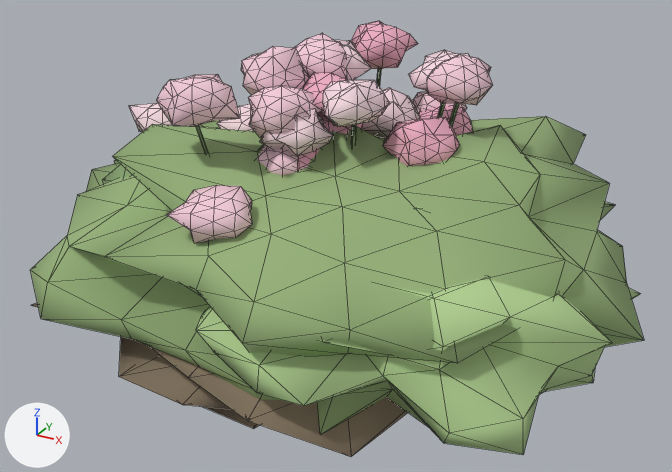
One commit to the glTF model assets/models/flower_pink.glb: the scene before it, then after it.
Camera for both pictures: a camera (50 mm lens) standing at (0.976, -1.753, 1.0) and looking at (0.027, -0.029, 0.138). Lighting does not change. The marker at lower left points along +X, +Y and +Z. The first picture is the older version. Mesh edges are drawn as thin lines.

In view in the first picture: 'geometry_0'.
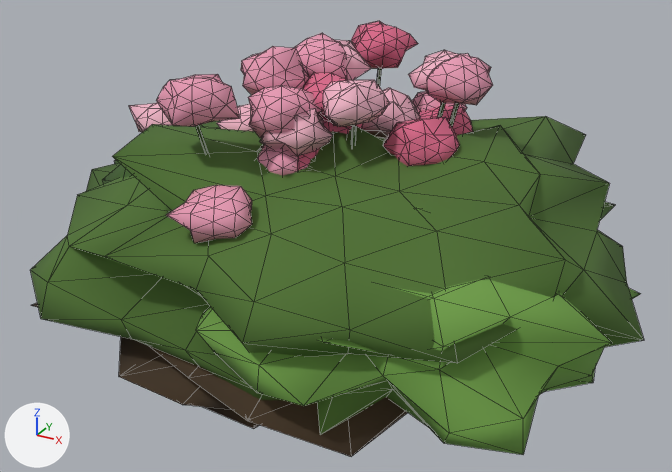
Boxes [x1, y1, x2, y2] around the edits, measured in the pictures (672 x 472 px):
part 1 of me_geometry_0, recoloured: [157, 21, 493, 243] in both
part 2 of me_geometry_0, recoloured (green to dark green): [30, 68, 644, 400] in both
part 3 of me_geometry_0, recoloured (pale pink to pink): [129, 40, 469, 156] in both
part 4 of me_geometry_0, recoloured (darker): [31, 303, 408, 457] in both
part 5 of me_geometry_0, recoloured (darker): [196, 208, 640, 455] in both

Patch to the scene script:
```diff
--- a/assets/models/flower_pink.glb.py
+++ b/assets/models/flower_pink.glb.py
@@ me_geometry_0 @@
 me_geometry_0.from_pydata(...)  # 1896 vertices, 3584 faces; spans x -0.735..0.758, y -0.635..0.661, z -0.085..0.563
 # used by ob_geometry_0; location = (0.0, 0.0, 0.0)
+# me_geometry_0 part 1: 1280 faces centred in x -0.247..0.309, y -0.474..0.485, z 0.255..0.558 are repainted in the vertex colours; the middle colour goes from pink #f1becf to pink #e085a0
+# me_geometry_0 part 2: 1024 faces centred in x -0.695..0.697, y -0.589..0.639, z -0.075..0.453 are repainted in the vertex colours; the middle colour goes from green #85a26e to dark green #3b5c26
+# me_geometry_0 part 3: 640 faces centred in x -0.531..0.238, y -0.18..0.326, z 0.254..0.539 are repainted in the vertex colours; the middle colour goes from pale pink #f9dce5 to pink #f2b6c8
+# me_geometry_0 part 4: 320 faces centred in x -0.589..0.611, y -0.588..0.56, z -0.068..0.103 are repainted in the vertex colours; the middle colour goes from brown #97866e to brown #4d3b26
+# me_geometry_0 part 5: 320 faces centred in x -0.098..0.694, y -0.614..0.2, z -0.037..0.3 are repainted in the vertex colours; the middle colour goes from green #afcd8f to green #6c9b45
 me_geometry_0.materials.append(mat_vc_mat)
```
